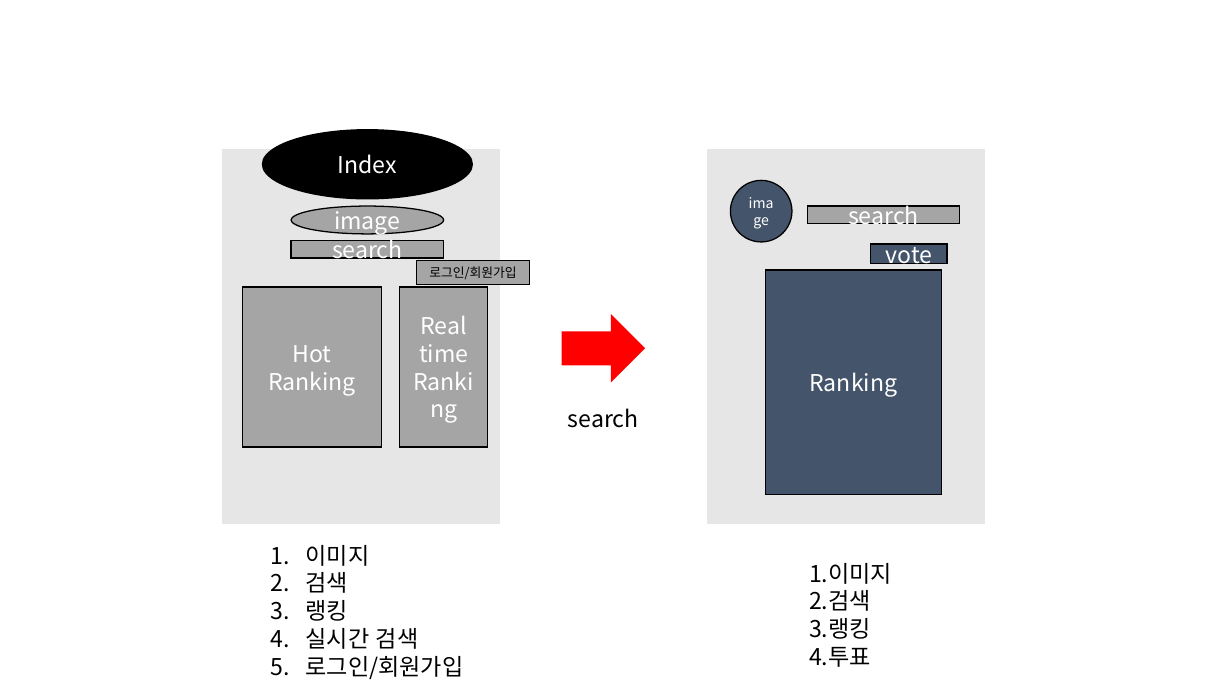
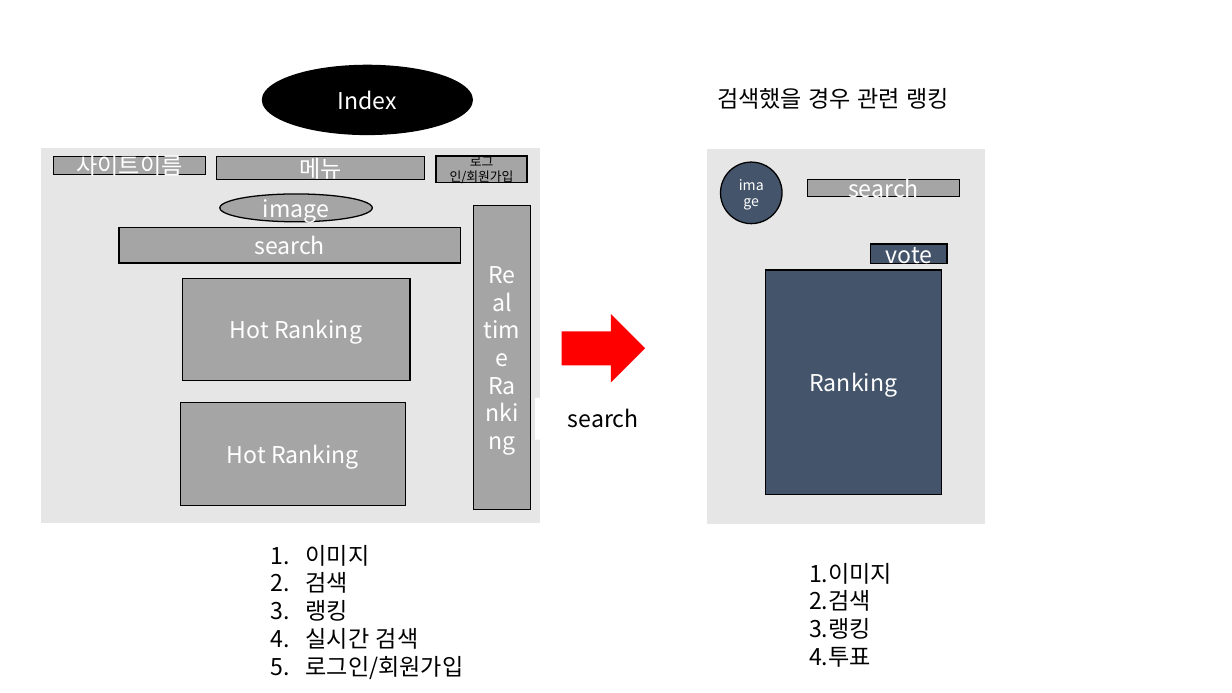
Before and after one commit to What-The-Pork/meeting-log, a slide deck: slide 1 of 팀프로젝트_제안서.pptx. Drawn at 1232x693 pixels with LibreOffice and Linux fonts; fonts in the diff are those of the drawing. Boxes give left, top, right and bottom in pixels: in the first picture for what was removed or moved away, otherwise in the second. Text is boxed around its words. In the diff, an @@ line names an element or a change of style, - is before the commit and + after.

```diff
--- a/팀프로젝트_제안서.pptx
+++ b/팀프로젝트_제안서.pptx
@@ ellipse "Index": place and size @@
-ellipse "Index" at box(262, 129, 473, 200)
+ellipse "Index" at box(262, 65, 473, 135)
@@ text added at box(717, 88, 950, 109), 18 pt, text #000000 @@
+검색했을 경우 관련 랭킹
@@ rectangle: place and size @@
-rectangle at box(222, 150, 499, 524)
+rectangle at box(42, 149, 539, 523)
@@ rectangle added at box(54, 157, 206, 175), fill #A5A5A5, outline #000000 1 pt, 18 pt, text #FFFFFF @@
+사이트이름
@@ rectangle added at box(216, 157, 424, 179), fill #A5A5A5, outline #000000 1 pt, 18 pt, text #FFFFFF @@
+메뉴
@@ rectangle "로그인/회원가입": place and size @@
-rectangle "로그인/회원가입" at box(416, 261, 530, 285)
+rectangle "로그인/회원가입" at box(436, 156, 527, 182)
@@ ellipse "image": place and size @@
-ellipse "image" at box(730, 180, 792, 242)
+ellipse "image" at box(721, 162, 783, 224)
@@ rectangle "search": place and size @@
-rectangle "search" at box(808, 206, 960, 224)
+rectangle "search" at box(808, 179, 960, 197)
@@ ellipse "image": place and size @@
-ellipse "image" at box(291, 206, 444, 234)
+ellipse "image" at box(220, 194, 372, 222)
@@ rectangle "Real time Ranking": place and size @@
-rectangle "Real time Ranking" at box(400, 287, 488, 447)
+rectangle "Real time Ranking" at box(473, 205, 531, 509)
@@ rectangle "search": place and size @@
-rectangle "search" at box(291, 240, 444, 258)
+rectangle "search" at box(119, 227, 460, 262)
@@ rectangle "Hot Ranking": place and size @@
-rectangle "Hot Ranking" at box(243, 287, 382, 447)
+rectangle "Hot Ranking" at box(182, 278, 409, 381)
@@ rectangle added at box(180, 403, 406, 506), fill #A5A5A5, outline #000000 1 pt, 18 pt, text #FFFFFF @@
+Hot Ranking
```
Also in this commit, not shown: 4 other slides changed, 3 slides added.
